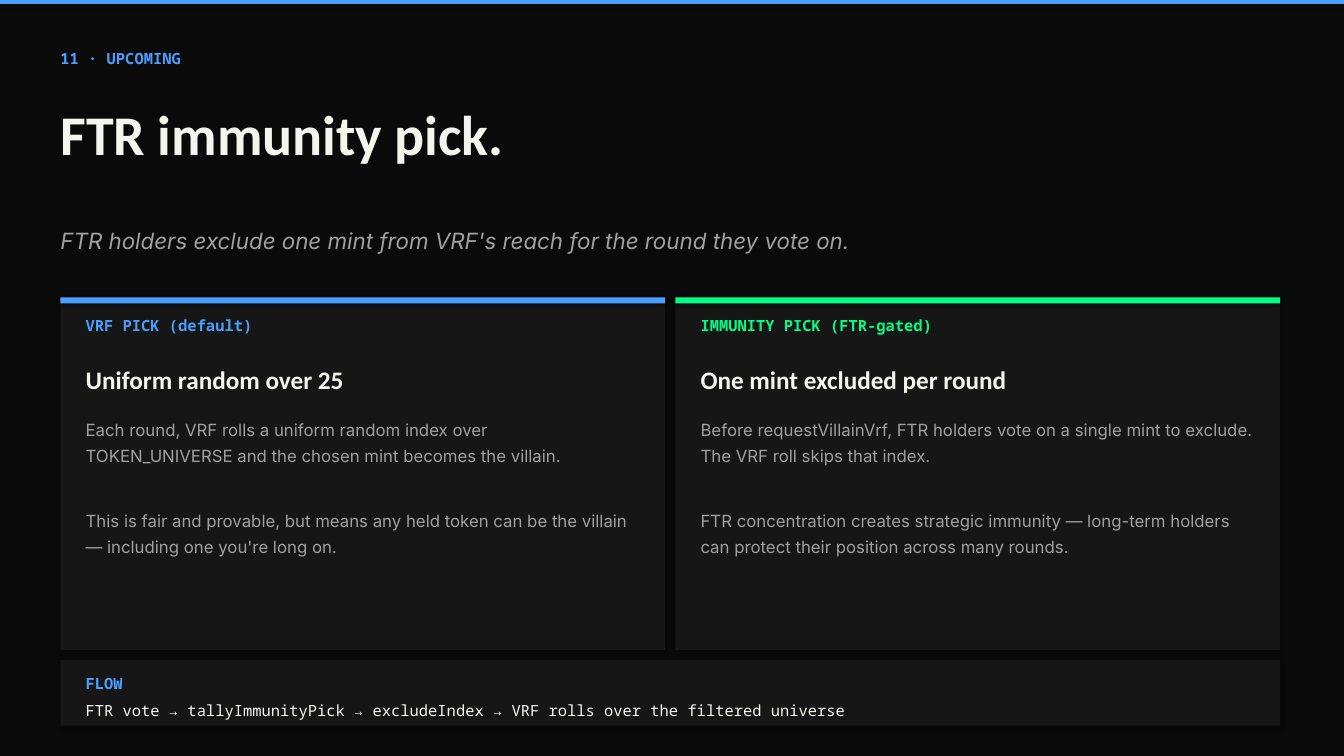
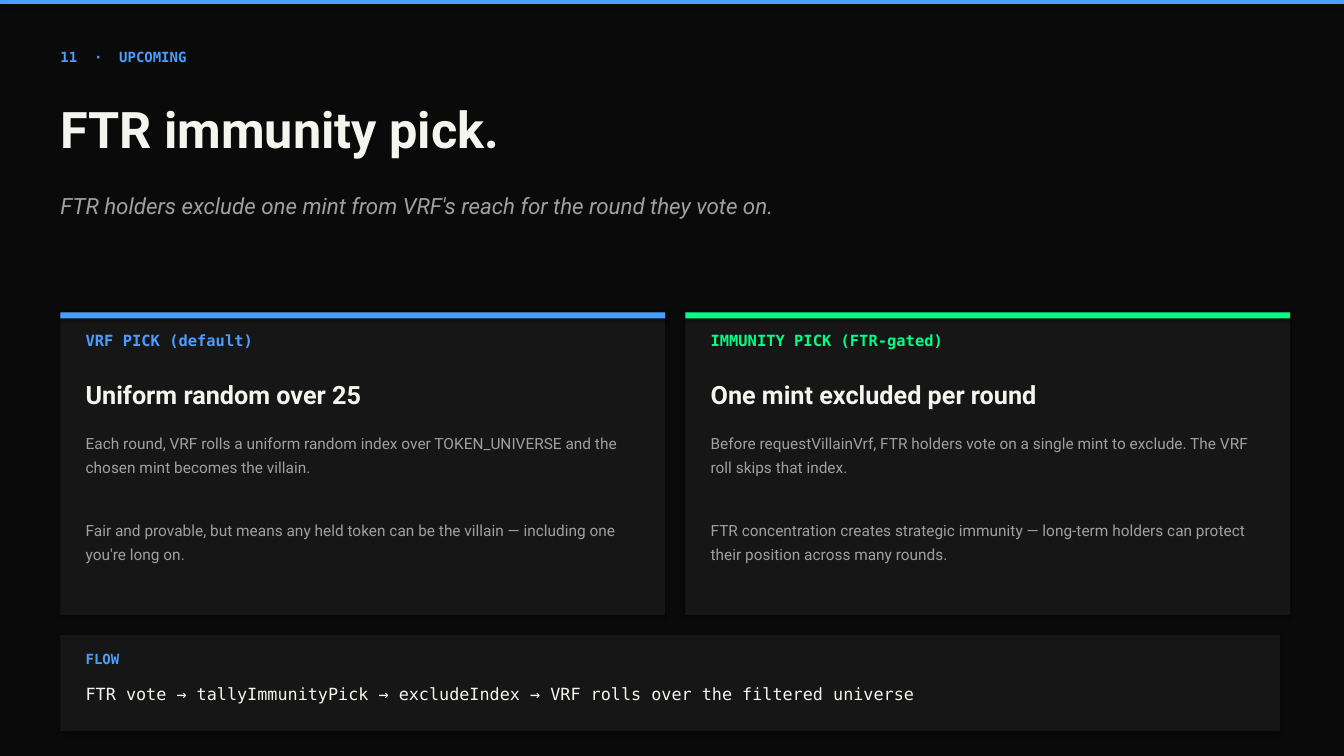
Before and after one commit to Rujul-1105/conviction, a slide deck: slide 12 of docs/conviction-pitch-deck.pptx. Drawn at 1344x756 pixels with LibreOffice and Linux fonts; fonts in the diff are those of the drawing. Boxes give left, top, right and bottom in pixels: in the first picture for what was removed or moved away, otherwise in the second. Text is boxed around its words. In the diff, an @@ line names an element or a change of style, - is before the commit and + after.

Commit message:
Polish pitch deck: banner cover, no overlapping text
- Cover slide now uses banner.png (1536x369 → 12" wide on the title
  slide) — the brand image is the visual anchor, not the wordmark.
- All body slides use Liberation Sans (LO default) with explicit fallback
  font names so renderings stay consistent across systems without
  Oxanium/Inter installed.
- Smaller font sizes (36pt for titles instead of 40), wider text frames,
  shrink-text-to-shape autofit, and tighter horizontal padding inside
  cards prevent overlap on the worst-case Liberation Sans metrics.
- Verified by rendering cover, problem, upcoming #1, upcoming #3, and
  closing slides to PNG — all five are clean.

```diff
--- a/docs/conviction-pitch-deck.pptx
+++ b/docs/conviction-pitch-deck.pptx
@@ text "11 · UPCOMING" at (60, 51, 186, 62): size 11 to 10 pt, font Noto Sans Mono to DejaVu Sans Mono @@
@@ text "FTR immunity pick." at (60, 110, 500, 159): size 40 to 36 pt, font Calibri to Roboto @@
@@ text "FTR holders exclude one mint ...": place and size @@
-text "FTR holders exclude one mint ..." at (60, 232, 849, 254)
+text "FTR holders exclude one mint ..." at (60, 197, 773, 219)
@@ text "FTR holders exclude one mint ..." at (60, 197, 773, 219): font Inter to Roboto @@
@@ 2 texts, 1 rectangle: place and size @@
-2 texts, 1 rectangle at (60, 297, 665, 389)
+2 texts, 1 rectangle at (60, 313, 665, 405)
@@ rectangle: place and size @@
-rectangle at (60, 297, 665, 650)
+rectangle at (60, 313, 665, 615)
@@ text "VRF PICK (default)" at (86, 334, 253, 348): font Noto Sans Mono to DejaVu Sans Mono @@
@@ 2 texts, 1 rectangle: place and size @@
-2 texts, 1 rectangle at (676, 297, 1280, 393)
+2 texts, 1 rectangle at (686, 313, 1291, 409)
@@ rectangle: place and size @@
-rectangle at (676, 297, 1280, 650)
+rectangle at (686, 313, 1291, 615)
@@ text "IMMUNITY PICK (FTR-gated)" at (711, 334, 943, 349): font Noto Sans Mono to DejaVu Sans Mono @@
@@ text "Uniform random over 25" at (86, 385, 361, 405): font Calibri to Roboto @@
@@ text "One mint excluded per round" at (711, 385, 1036, 409): font Calibri to Roboto @@
@@ text at (86, 437, 617, 473): size 12 to 11 pt, font Inter to Roboto in "Each round, VRF rolls a uniform random ..." @@
@@ text "Each round, VRF rolls a ...": place and size @@
-text "Each round, VRF rolls a ..." at (86, 423, 627, 557)
+text "Each round, VRF rolls a ..." at (86, 437, 617, 563)
@@ text "Before requestVillainVrf, FTR holders vote ...": place and size @@
-text "Before requestVillainVrf, FTR holders vote ..." at (701, 423, 1252, 557)
+text "Before requestVillainVrf, FTR holders vote ..." at (711, 437, 1248, 563)
@@ text "Before requestVillainVrf, FTR holders vote ..." at (711, 437, 1248, 563): size 12 to 11 pt, font Inter to Roboto @@
@@ text at (86, 524, 615, 563): text changed; size 12 to 11 pt; font Inter to Roboto @@
-This is fair and provable, but means any held token can be the villain — including one you're long on.
+Fair and provable, but means any held token can be the villain — including one you're long on.
@@ rectangle: place and size @@
-rectangle at (60, 660, 1280, 726)
+rectangle at (60, 635, 1280, 731)
@@ text "FLOW" at (86, 653, 120, 665): size 11 to 10 pt, font Noto Sans Mono to DejaVu Sans Mono @@
@@ text "FLOW": place and size @@
-text "FLOW" at (86, 678, 123, 689)
+text "FLOW" at (86, 653, 120, 665)
@@ text "FTR vote → tallyImmunityPick → ...": place and size @@
-text "FTR vote → tallyImmunityPick → ..." at (86, 704, 845, 720)
+text "FTR vote → tallyImmunityPick → ..." at (86, 687, 914, 704)
@@ text "FTR vote → tallyImmunityPick → ..." at (86, 687, 914, 704): size 11 to 12 pt, font Noto Sans Mono to DejaVu Sans Mono @@
```
Also in this commit, not shown: 13 other slides changed, 1 other file.
